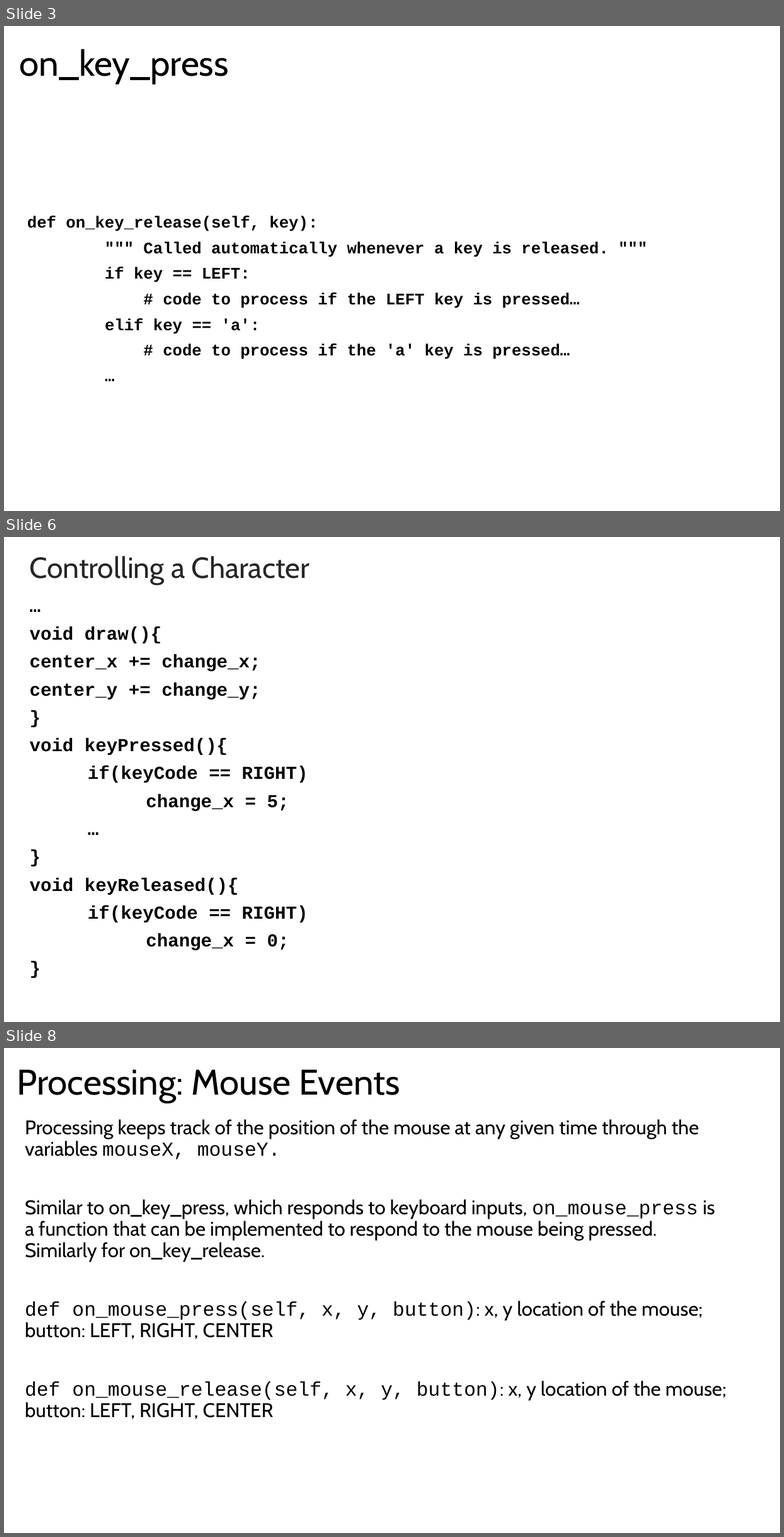
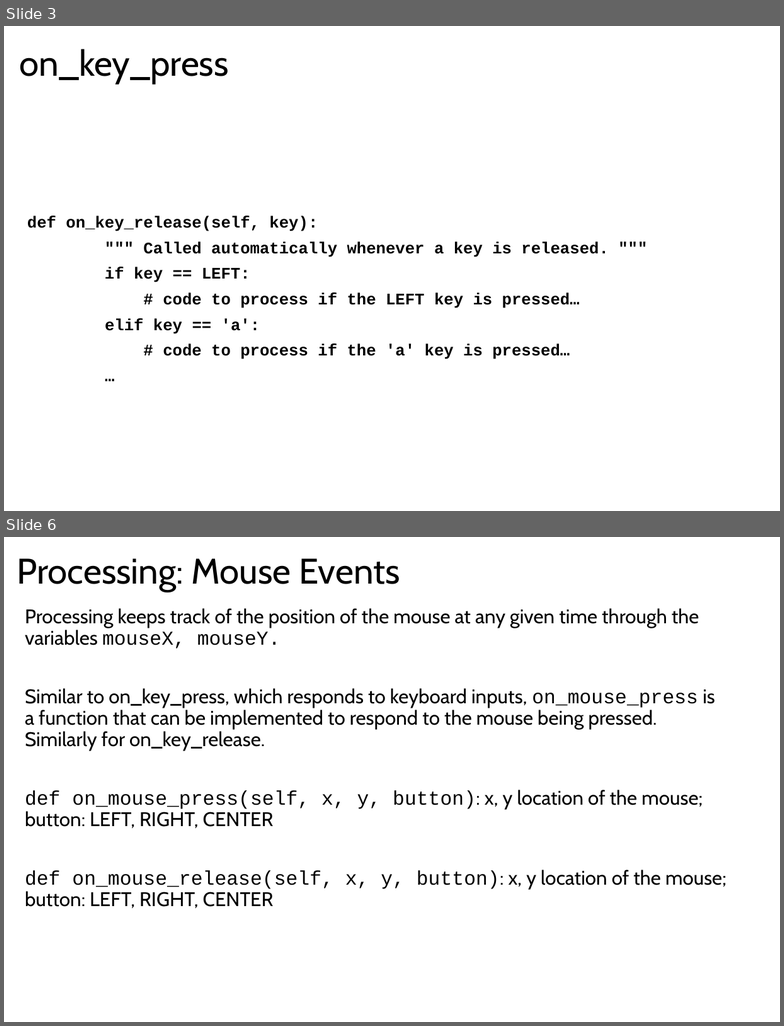
Before and after one commit to LongBaoNguyen/longbaonguyen.github.io, a slide deck: courses/apcsp/processing_arcade/processing2.pptx. Shown one above the other, each under a label of ours: slides 3, 6 and 8 before the commit, slides 3 and 6 after it; the slides between them are not shown. The pictures are 784x1537 and 784x1026 pixels, drawn with LibreOffice and Linux fonts; fonts in the diff are those of the drawing. Boxes give left, top, right and bottom in pixels: in the first picture for what was removed or moved away, otherwise in the second. Text is boxed around its words. In the diff, an @@ line names an element or a change of style, - is before the commit and + after.

```diff
--- a/courses/apcsp/processing_arcade/processing2.pptx
+++ b/courses/apcsp/processing_arcade/processing2.pptx
@@ slide 6 removed at (4, 537, 780, 1022), background #FFFFFF @@
@@ text removed at (29, 556, 310, 585) @@
-Controlling a Character
@@ text removed at (30, 626, 308, 950) @@
-…
-void draw(){
-center_x += change_x;
-center_y += change_y;
-}
-void keyPressed(){
-if(keyCode == RIGHT)
-change_x = 5;
-…
-}
-void keyReleased(){
-if(keyCode == RIGHT)
-change_x = 0;
-}
@@ what was slide 8 is now slide 6 @@
```
Also in this commit, not shown: 2 slides changed, 1 slide added, 3 other slides removed, 2 other files.
